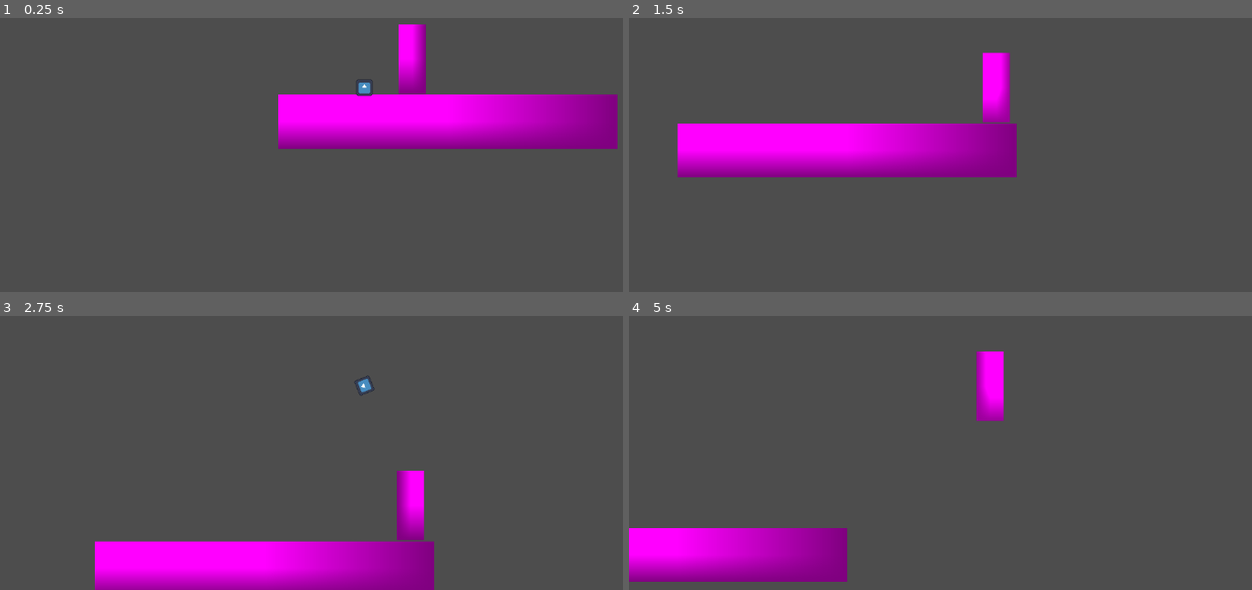
Above: before the commit, frames 1-4 (two rows, left to right).
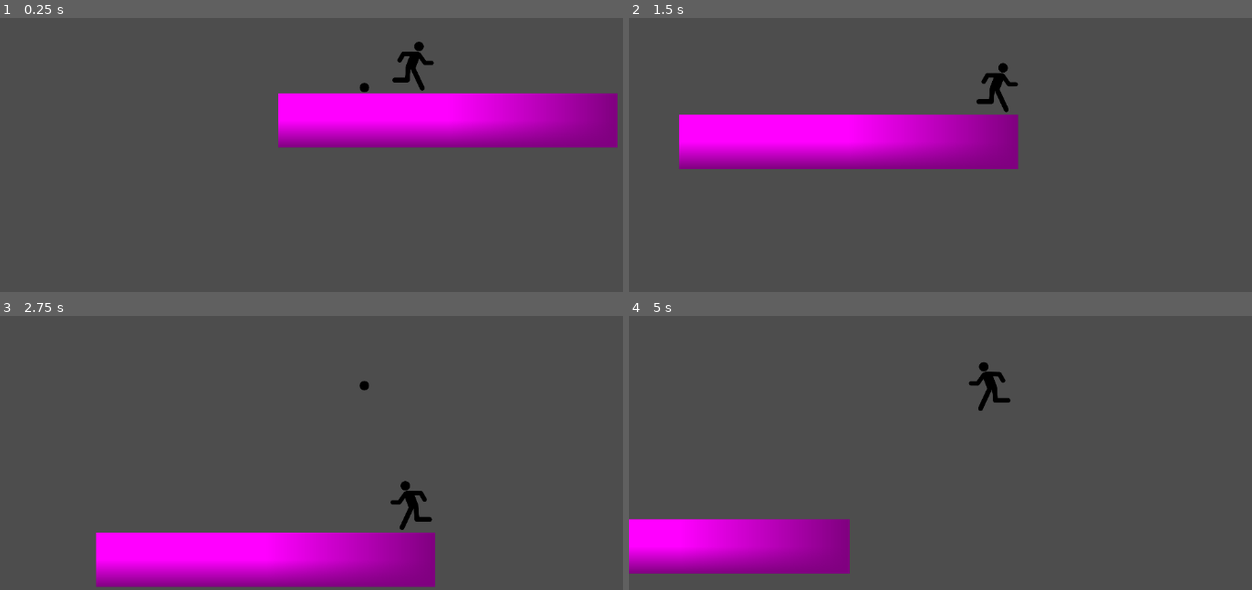
Above: after the commit, the same moments.

Repository: haom1ng7/MengYaGameJam
Game: Godot game, scene res://Scenes/Levels/TestLevel.tscn
Same seed, same stepped clock (60 frames per second), same inputs: the game is played once before the commit and once after it. The engine's default icon, where the game draws it, is replaced by a stand-in: a white triangle on a blue panel in a dark square.
Inputs:
- Up to frame 1 (0.25 s): no input
- Up to frame 2 (1.5 s): tap Enter at 0.5 s; hold D (move_right) from 0.53 s (still down); tap Q (detach) at 0.6 s; tap Space (jump) at 0.77 s; tap E (interact) at 1.35 s
- Up to frame 3 (2.75 s): tap Space (jump) at 1.52 s; release D (move_right) at 2.03 s; hold A (move_left) from 2.03 s (still down); tap Q (detach) at 2.1 s
- Up to frame 4 (5 s): release A (move_left) at 2.78 s; hold D (move_right) 2.78-4.28 s; tap E (interact) at 2.85, 4.35 s; tap Space (jump) at 3.02, 3.77, 4.52 s; tap Q (detach) at 3.6 s; hold A (move_left) from 4.28 s (still down)

The runs differ from the first frame. In frame 1, 1.9% of the frame differs, in the area x 44-100%, y 2-48%; in frame 2, 7.4%, in the area x 7-63%, y 12-59%; in frame 3, 6.5%; in frame 4, 4.8%.

Commit message:
修改了点和小人的贴图

Diff:
--- a/Scenes/Characters/PlayerDot.tscn
+++ b/Scenes/Characters/PlayerDot.tscn
@@ -1,13 +1,13 @@
 [gd_scene format=3 uid="uid://b4hcof6bp7fqj"]
 
 [ext_resource type="Script" uid="uid://sfipcw437fdv" path="res://Scripts/Player/PlayerController.gd" id="1_8rfwi"]
-[ext_resource type="Texture2D" uid="uid://oya8wpn6jmc8" path="res://icon.svg" id="2_rynks"]
+[ext_resource type="Texture2D" uid="uid://djxaplmw5qkhl" path="res://Assets/Texture/Character/basic dot.png" id="2_2mnl3"]
 
 [sub_resource type="CircleShape2D" id="CircleShape2D_l6csh"]
-radius = 5.0
+radius = 4.0
 
 [sub_resource type="CircleShape2D" id="CircleShape2D_h2xdq"]
-radius = 7.28011
+radius = 8.0
 
 [node name="PlayerDot" type="CharacterBody2D" unique_id=780174702]
 script = ExtResource("1_8rfwi")
@@ -15,7 +15,7 @@
 [node name="Sprite2D" type="Sprite2D" parent="." unique_id=33345378]
 position = Vector2(-4.7683716e-07, 0)
 scale = Vector2(0.1, 0.1)
-texture = ExtResource("2_rynks")
+texture = ExtResource("2_2mnl3")
 
 [node name="CollisionShape2D" type="CollisionShape2D" parent="." unique_id=1504684504]
 shape = SubResource("CircleShape2D_l6csh")
--- a/Scenes/Objects/Runner.tscn
+++ b/Scenes/Objects/Runner.tscn
@@ -1,20 +1,21 @@
 [gd_scene format=3 uid="uid://cspnbs5dgj8ct"]
 
 [ext_resource type="Script" uid="uid://db1audsf1hteh" path="res://Scripts/Objects/Runner.gd" id="1_3nfh5"]
-
-[sub_resource type="PlaceholderTexture2D" id="PlaceholderTexture2D_a4ra2"]
+[ext_resource type="Texture2D" uid="uid://ctijfxm16sk14" path="res://Assets/Texture/Character/running man.png" id="2_a4ra2"]
 
 [sub_resource type="RectangleShape2D" id="RectangleShape2D_owrgv"]
-size = Vector2(22, 55.5)
+size = Vector2(22, 40)
 
 [node name="Runner" type="CharacterBody2D" unique_id=1158606412]
+position = Vector2(0, -21.225)
 collision_layer = 2
 script = ExtResource("1_3nfh5")
 
 [node name="Sprite2D" type="Sprite2D" parent="." unique_id=2017594692]
 position = Vector2(0, 7.6293945e-06)
-scale = Vector2(21.499996, 55.000004)
-texture = SubResource("PlaceholderTexture2D_a4ra2")
+scale = Vector2(0.1, 0.1)
+texture = ExtResource("2_a4ra2")
 
 [node name="CollisionShape2D" type="CollisionShape2D" parent="." unique_id=938553837]
+position = Vector2(0, 1)
 shape = SubResource("RectangleShape2D_owrgv")
Not shown, added: Assets/Texture/Character/basic dot.png.import
Not shown, added: Assets/Texture/Character/running man.png.import
Not shown, added: Assets/Texture/Character/turret_1.png.import
Not shown, added: Assets/Texture/Character/turret_2.png.import
Not shown, added: Assets/Texture/Character/wifi.png.import
